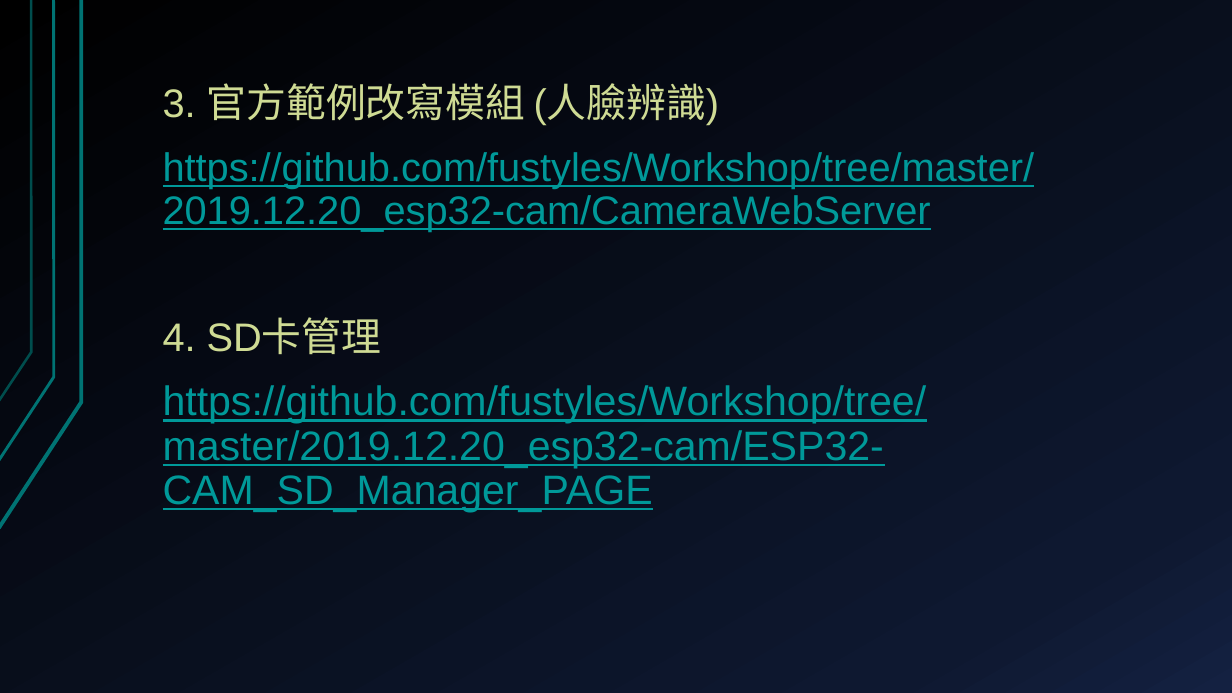
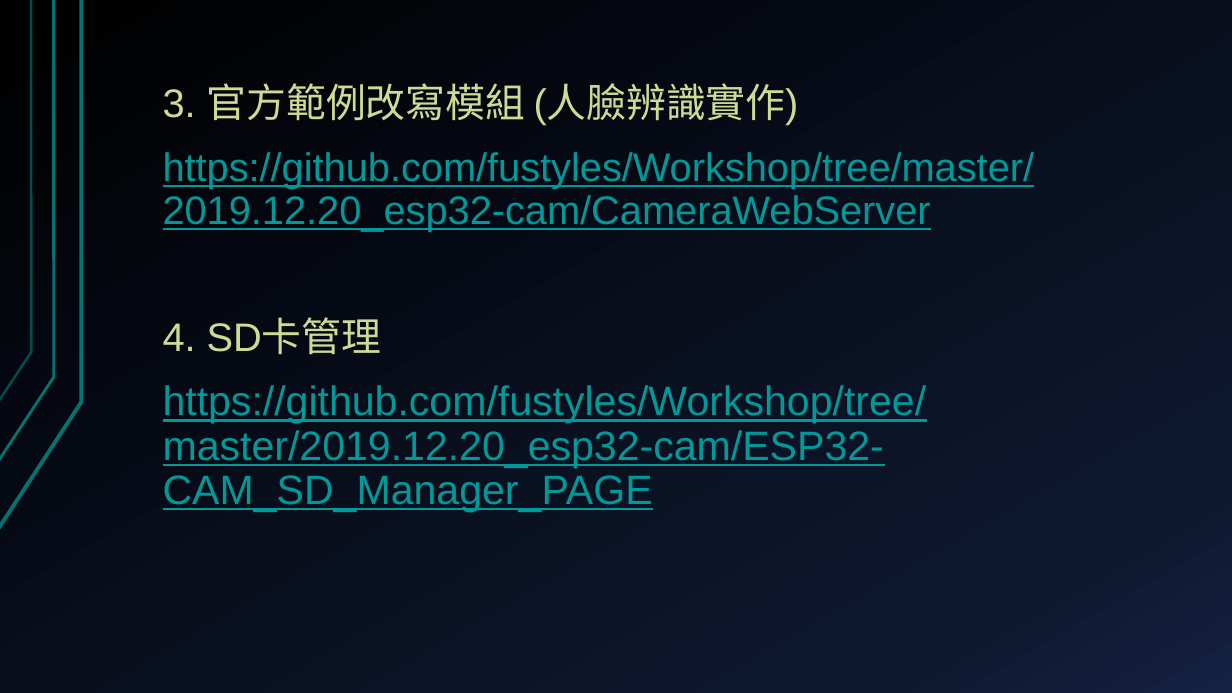
Before and after one commit to deltacod/Workshop, a slide deck: slide 27 of 2019.12.20_esp32-cam/ESP32-CAM-AI影像辨識應用.pptx. Drawn at 1232x693 pixels with LibreOffice and Linux fonts; fonts in the diff are those of the drawing. Boxes give left, top, right and bottom in pixels: in the first picture for what was removed or moved away, otherwise in the second. Text is boxed around its words. In the diff, an @@ line names an element or a change of style, - is before the commit and + after.

```diff
--- a/2019.12.20_esp32-cam/ESP32-CAM-AI影像辨識應用.pptx
+++ b/2019.12.20_esp32-cam/ESP32-CAM-AI影像辨識應用.pptx
@@ text at (x1=163, y1=83, x2=799, y2=125): text changed @@
-3. 官方範例改寫模組 (人臉辨識)
+3. 官方範例改寫模組 (人臉辨識實作)
```
Also in this commit, not shown: 1 other file.
